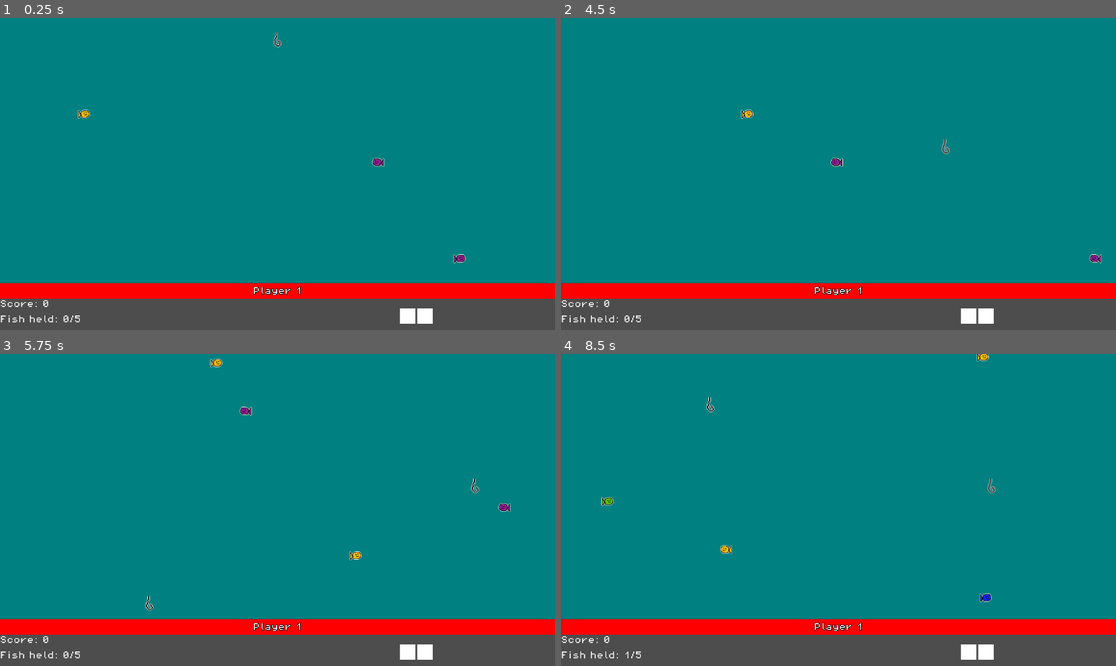
Above: before the commit, frames 1-4 (two rows, left to right).
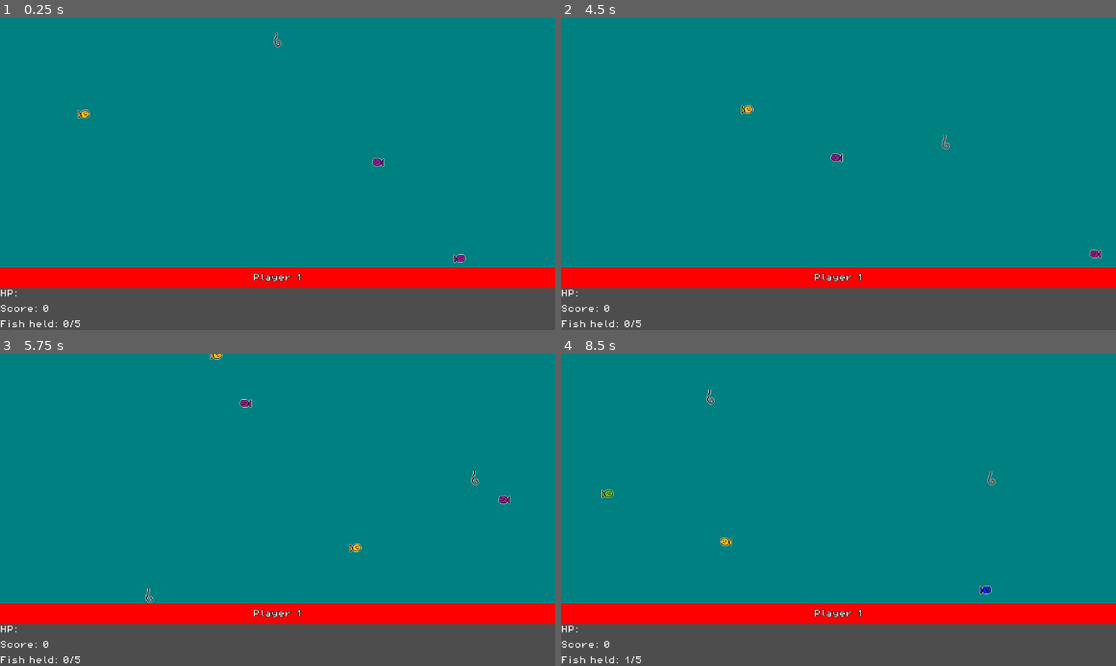
Above: after the commit, the same moments.

Repository: thebigpig905/tsa-game
Game: Godot game, scene res://Scenes/game.tscn
Two runs of this game, one before a commit and one after it. Both use one fixed random seed, a clock stepped at 60 frames per second and the inputs below. This scene is started directly instead of the project's main scene.
Inputs (mouse positions are in pixels of both pictures, inside the frame that each line leads up to):
- Up to frame 1 (0.25 s): no input
- Up to frame 2 (4.5 s): move the mouse to (960, 158) at 0.52 s; click (960, 158) at 0.6 s; move the mouse to (727, 189) at 1.27 s; click (727, 189) at 1.35 s; move the mouse to (894, 105) at 2.02 s; click (894, 105) at 2.1 s; move the mouse to (810, 236) at 2.77 s; click (810, 236) at 2.85 s; move the mouse to (1005, 220) at 3.52 s; click (1005, 220) at 3.6 s; move the mouse to (672, 127) at 4.27 s; click (672, 127) at 4.35 s
- Up to frame 3 (5.75 s): move the mouse to (305, 510) at 5.02 s; click (305, 510) at 5.1 s
- Up to frame 4 (8.5 s): move the mouse to (755, 432) at 5.77 s; click (755, 432) at 5.85 s; move the mouse to (960, 494) at 6.52 s; click (960, 494) at 6.6 s; move the mouse to (727, 525) at 7.27 s; click (727, 525) at 7.35 s; move the mouse to (894, 441) at 8.02 s; click (894, 441) at 8.1 s

The runs differ from the first frame. In frame 1, 9.3% of the frame differs, in the area x 0-100%, y 79-100%; in frame 2, 9.6%; in frame 3, 9.8%, in the area x 0-100%, y 0-100%; in frame 4, 9.8%.

Commit message:
fixed info bar

Diff:
--- a/Scenes/game.tscn
+++ b/Scenes/game.tscn
@@ -10,3 +10,6 @@
 [node name="Start" type="Timer" parent="."]
 wait_time = 3.0
 one_shot = true
+
+[node name="End" type="Timer" parent="."]
+one_shot = true
--- a/Scenes/player_info.tscn
+++ b/Scenes/player_info.tscn
@@ -12,7 +12,6 @@
 theme_override_constants/separation = 4
 
 [node name="ColorRect" type="ColorRect" parent="VBoxContainer"]
-custom_minimum_size = Vector2(20, 20)
 layout_mode = 2
 color = Color(0.442911, 0.442911, 0.442911, 1)
 
@@ -25,32 +24,24 @@
 horizontal_alignment = 1
 vertical_alignment = 1
 
-[node name="HBoxContainer" type="HBoxContainer" parent="VBoxContainer"]
+[node name="VBoxContainer" type="VBoxContainer" parent="VBoxContainer"]
 layout_mode = 2
 theme_override_constants/separation = 0
 
-[node name="VBoxContainer" type="VBoxContainer" parent="VBoxContainer/HBoxContainer"]
+[node name="HBoxContainer" type="HBoxContainer" parent="VBoxContainer/VBoxContainer"]
 layout_mode = 2
-theme_override_constants/separation = 0
 
-[node name="Score" type="Label" parent="VBoxContainer/HBoxContainer/VBoxContainer"]
+[node name="hp" type="Label" parent="VBoxContainer/VBoxContainer/HBoxContainer"]
+layout_mode = 2
+text = "HP: "
+
+[node name="TextureProgressBar" type="TextureProgressBar" parent="VBoxContainer/VBoxContainer/HBoxContainer"]
+layout_mode = 2
+
+[node name="Score" type="Label" parent="VBoxContainer/VBoxContainer"]
 layout_mode = 2
 text = "Score: 1000"
 
-[node name="fish" type="Label" parent="VBoxContainer/HBoxContainer/VBoxContainer"]
+[node name="fish" type="Label" parent="VBoxContainer/VBoxContainer"]
 layout_mode = 2
-text = "Fish: 80/80"
-
-[node name="CenterContainer" type="CenterContainer" parent="VBoxContainer/HBoxContainer"]
-layout_mode = 2
-
-[node name="HBoxContainer" type="HBoxContainer" parent="VBoxContainer/HBoxContainer/CenterContainer"]
-layout_mode = 2
-
-[node name="ColorRect" type="ColorRect" parent="VBoxContainer/HBoxContainer/CenterContainer/HBoxContainer"]
-custom_minimum_size = Vector2(32, 32)
-layout_mode = 2
-
-[node name="ColorRect2" type="ColorRect" parent="VBoxContainer/HBoxContainer/CenterContainer/HBoxContainer"]
-custom_minimum_size = Vector2(32, 32)
-layout_mode = 2
+text = "Fish held: 800/800"
--- a/Scenes/settings.tscn
+++ b/Scenes/settings.tscn
@@ -51,7 +51,6 @@
 
 [node name="Teams" type="CheckBox" parent="HBoxContainer/VBoxContainer"]
 layout_mode = 2
-disabled = true
 
 [node name="Level Length" type="OptionButton" parent="HBoxContainer/VBoxContainer"]
 layout_mode = 2
@@ -69,21 +68,18 @@
 layout_mode = 2
 text = "1"
 placeholder_text = "rounds"
-editable = false
 expand_to_text_length = true
 
 [node name="Max Lives" type="LineEdit" parent="HBoxContainer/VBoxContainer"]
 layout_mode = 2
 text = "5"
 placeholder_text = "max lives"
-editable = false
 expand_to_text_length = true
 
 [node name="Time" type="LineEdit" parent="HBoxContainer/VBoxContainer"]
 layout_mode = 2
 text = "180"
 placeholder_text = "game time (seconds)"
-editable = false
 expand_to_text_length = true
 
 [node name="Weight" type="LineEdit" parent="HBoxContainer/VBoxContainer"]
--- a/Scripts/Game/game.gd
+++ b/Scripts/Game/game.gd
@@ -7,6 +7,7 @@
 	Global.scores = []
 	lvlSize = Global.screen / Vector2(Global.players , 1)
 	lvlSize.y *= 0.85
+	lvlSize.y = clamp(lvlSize.y , INF , Global.screen.y - 130)
 	for i in Global.players:
 		var level = Global.level.instantiate()
 		level.loaded = i
@@ -20,6 +21,7 @@
 	score.position.y = Global.screen.y - score.size.y
 	add_child(score)
 	$Start.start()
+	$End.wait_time = Global.settings["timer"]
 
 func _process(delta: float) -> void:
 	if Input.is_action_just_pressed("esc"):
--- a/Scripts/UI/menu.gd
+++ b/Scripts/UI/menu.gd
@@ -6,7 +6,7 @@
 "controls": ["Player 1" , "Player 2" , "Player 3" , "Player 4" , "Back"] ,
 "playing":["Resume" , "Controls" , "Quit"] ,
 "editControls": ["Switch Directions" , "Use Item" , "Reset Controls" ,  "Back "] ,
-"settings": ["Back"]}
+"settings": ["Reset" , "Back"]}
 var prev: String
 var pc: int = 4
 var block = false
@@ -85,6 +85,10 @@
 			"Settings":
 				type = "settings"
 				updateButtons()
+			"Reset":
+				for i in Global.settings:
+					Global.settings[i] = Global.settingsDef[i]
+				updateButtons()
 			_:
 				print("could not find button: " , btn)
 
--- a/Scripts/UI/player_info.gd
+++ b/Scripts/UI/player_info.gd
@@ -1,26 +1,26 @@
 extends CenterContainer
 var plr:int
-@onready var score: Label = $VBoxContainer/HBoxContainer/VBoxContainer/Score
-@onready var fish: Label = $VBoxContainer/HBoxContainer/VBoxContainer/fish
+@onready var fish: Label = $VBoxContainer/VBoxContainer/fish
+@onready var score: Label = $VBoxContainer/VBoxContainer/Score
 @onready var plrname: Label = $VBoxContainer/ColorRect/Name
-@onready var color_rect: ColorRect = $VBoxContainer/HBoxContainer/CenterContainer/HBoxContainer/ColorRect
-@onready var color_rect_2: ColorRect = $VBoxContainer/HBoxContainer/CenterContainer/HBoxContainer/ColorRect2
+@onready var plrbox: ColorRect = $VBoxContainer/ColorRect
+@onready var v: VBoxContainer = $VBoxContainer
+@onready var h: HBoxContainer = $VBoxContainer/VBoxContainer/HBoxContainer
+@onready var hp: Label = $VBoxContainer/VBoxContainer/HBoxContainer/hp
 
 
 # Called when the node enters the scene tree for the first time.
 func _ready() -> void:
-	$VBoxContainer/ColorRect.custom_minimum_size = size / Vector2(1 , 3)
+	v.custom_minimum_size = size
+	plrbox.custom_minimum_size = size / Vector2(1 , 3)
 	plrname.custom_minimum_size = size / Vector2(1 , 3)
 	$VBoxContainer/ColorRect.color = Global.colors[Global.col[plr]]
-	$VBoxContainer/HBoxContainer.custom_minimum_size.x = size.x
-	$VBoxContainer/HBoxContainer.custom_minimum_size.y = (size.y / 3) * 2
+	score.custom_minimum_size.y = size.y / 4
+	fish.custom_minimum_size.y = size.y / 4
+	h.custom_minimum_size.y = size.y / 4
+	hp.custom_minimum_size.y = size.y / 4
 	plrname.text = Global.playerNames[plr]
-	score.custom_minimum_size.y = size.y / 3
-	score.custom_minimum_size.x = size.x / 2
-	fish.custom_minimum_size.y = size.y / 3
-	fish.custom_minimum_size.x = size.x / 2
-	$VBoxContainer/HBoxContainer/CenterContainer.custom_minimum_size.y = (size.y / 3) * 2
-	$VBoxContainer/HBoxContainer/CenterContainer.custom_minimum_size.x = size.x / 2
+
 
 # Called every frame. 'delta' is the elapsed time since the previous frame.
 func _process(delta: float) -> void:
